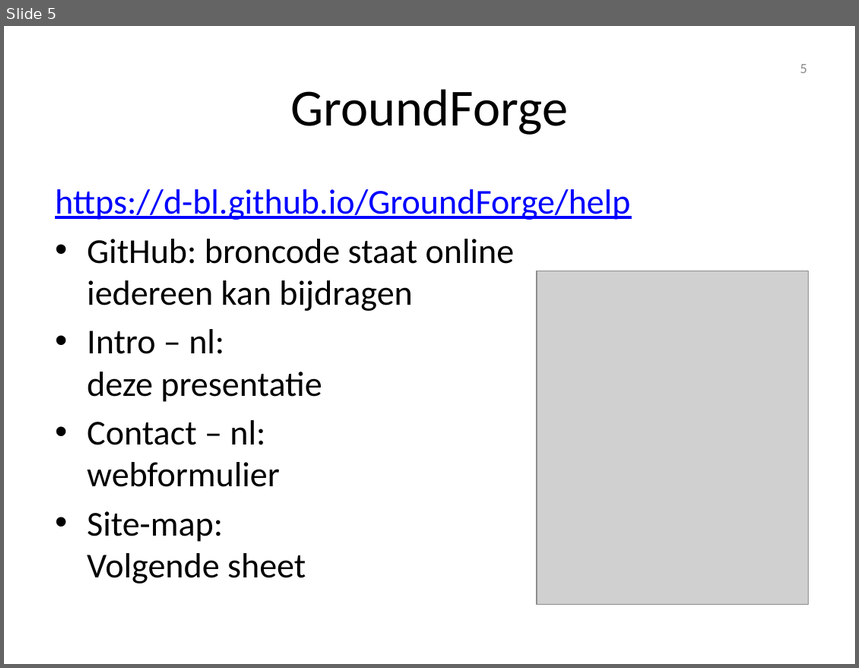
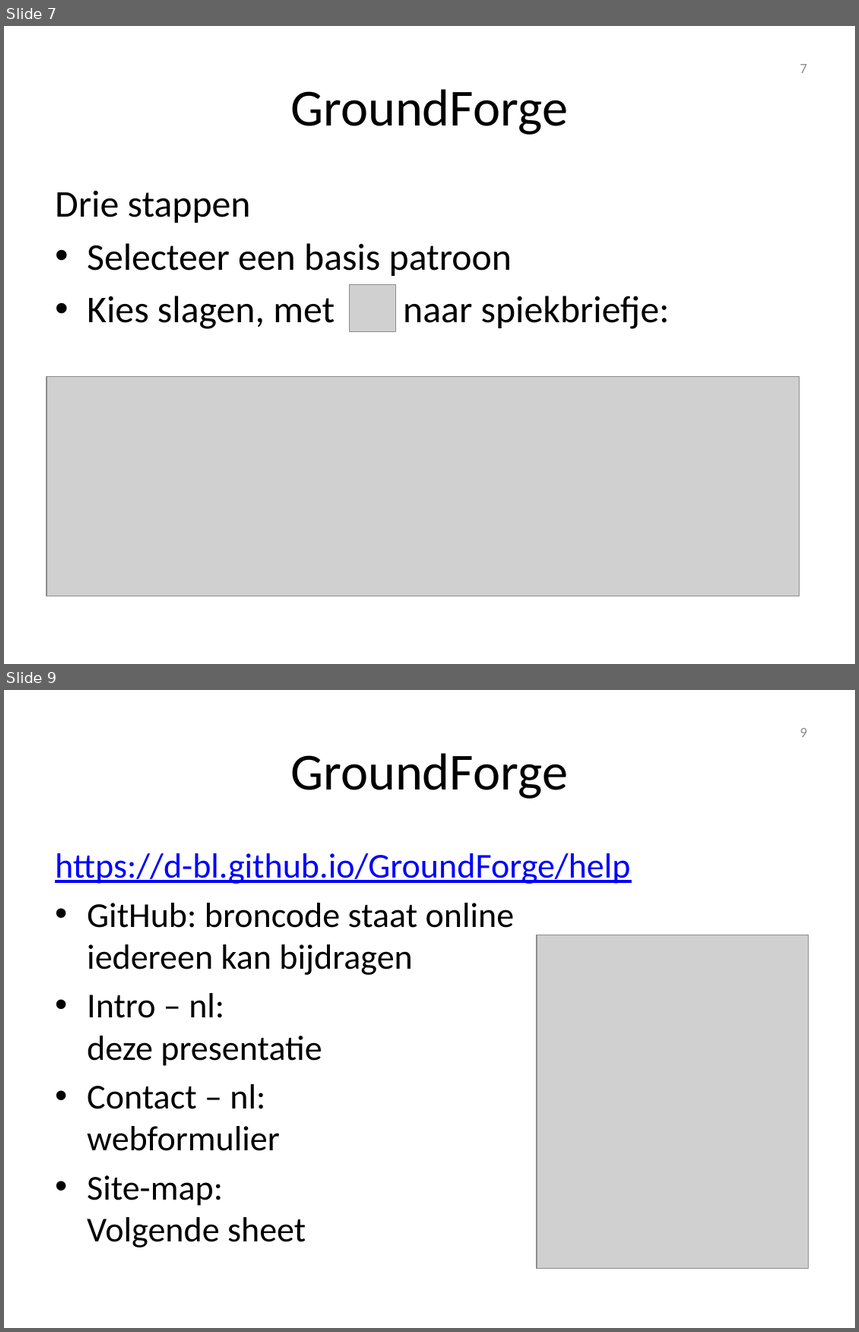
Before and after one commit to d-bl/GroundForge-help, a slide deck: docs/help/NL.pptx. Shown one above the other, each under a label of ours: slide 5 before the commit, slides 7 and 9 after it; the slides between them are not shown. The pictures are 859x668 and 859x1332 pixels, drawn with LibreOffice and Linux fonts; fonts in the diff are those of the drawing; grey boxes stand for pictures; background and template pictures are left out. Boxes give left, top, right and bottom in pixels: in the first picture for what was removed or moved away, otherwise in the second. Text is boxed around its words. In the diff, an @@ line names an element or a change of style, - is before the commit and + after.

```diff
--- a/docs/help/NL.pptx
+++ b/docs/help/NL.pptx
@@ slide 7 added at <box>4,26,855,664</box>, background #FFFFFF @@
@@ page number added at <box>800,64,807,73</box>, 12 pt, text #8C8C8C @@
+7
@@ title added at <box>291,89,568,135</box>, 44 pt, text #000000 @@
+GroundForge
@@ text added at <box>55,190,670,329</box>, 32 pt, text #000000 @@
+Drie stappen
+• Selecteer een basis patroon
+• Kies slagen, met naar spiekbriefje:
@@ picture added at <box>350,284,396,332</box> @@
@@ picture added at <box>47,376,799,596</box> @@
@@ what was slide 5 is now slide 9 @@
@@ page number at <box>800,728,807,737</box>: text changed @@
-5
+9
```
Also in this commit, not shown: 10 slides changed, 3 other slides added, 8 slides removed, 1 other file.
